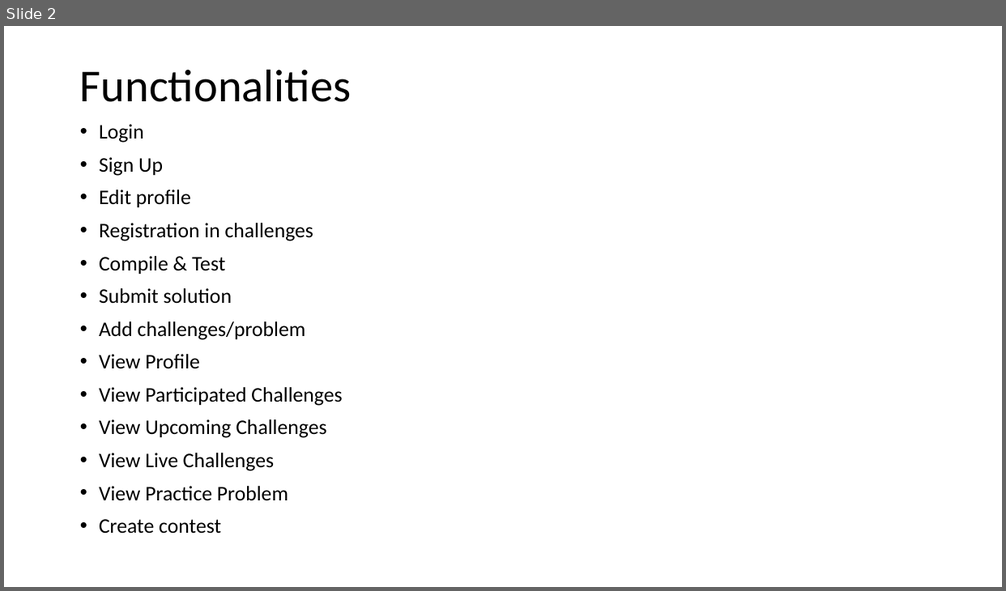
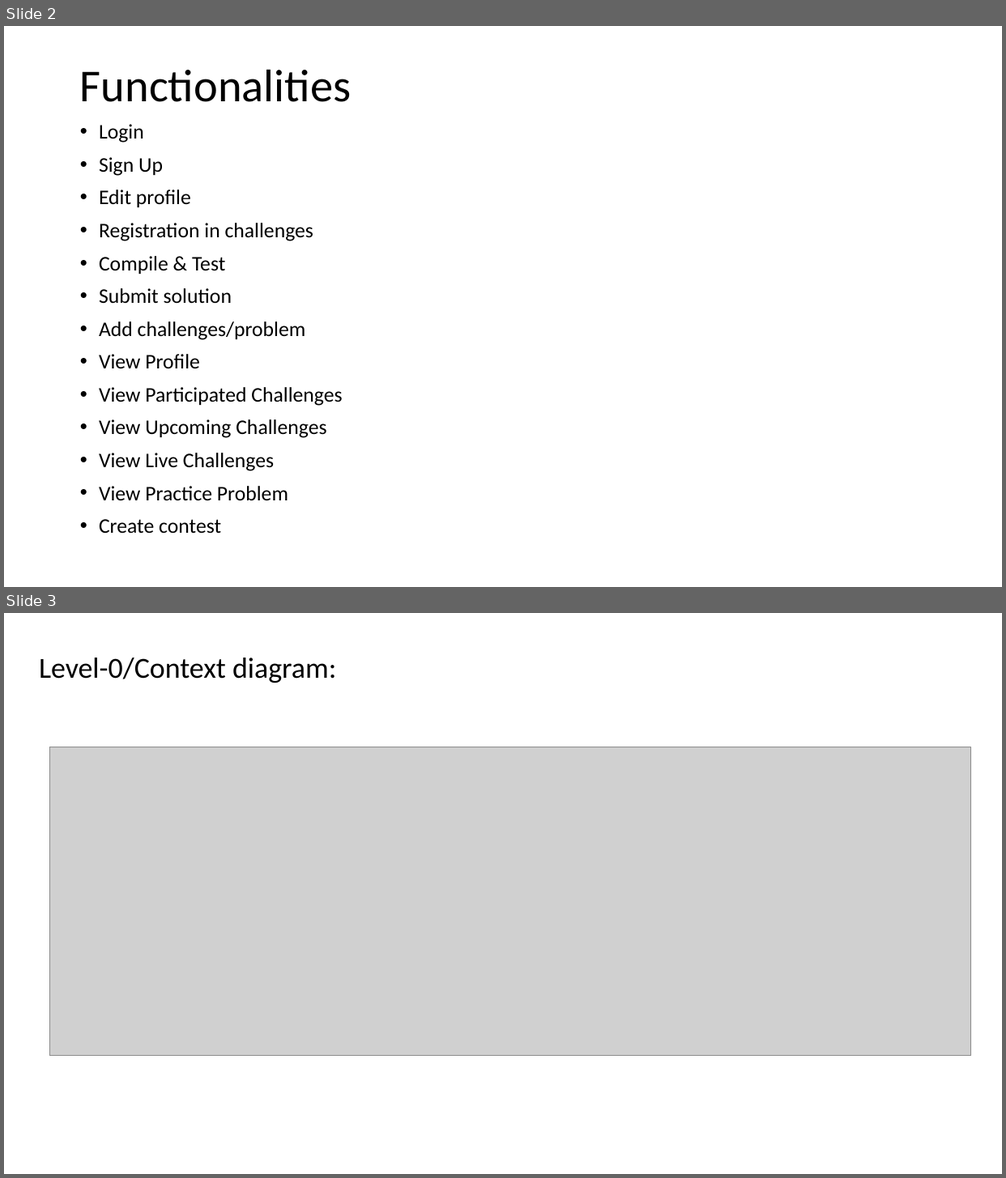
Before and after one commit to JeetRabari/Codos, a slide deck: DFD/dfd.pptx. Shown one above the other, each under a label of ours: slide 2 before the commit, slides 2 and 3 after it. The pictures are 1006x591 and 1006x1178 pixels, drawn with LibreOffice and Linux fonts; fonts in the diff are those of the drawing; grey boxes stand for pictures. Boxes give left, top, right and bottom in pixels: in the first picture for what was removed or moved away, otherwise in the second. Text is boxed around its words. In the diff, an @@ line names an element or a change of style, - is before the commit and + after.

```diff
--- a/DFD/dfd.pptx
+++ b/DFD/dfd.pptx
@@ slide 3 added at bbox=[4, 613, 1002, 1174], background #FFFFFF @@
@@ text added at bbox=[39, 658, 336, 683], 28 pt, text #000000 @@
+Level-0/Context diagram:
@@ picture added at bbox=[49, 747, 971, 1056] @@
```
Also in this commit, not shown: 2 slides changed, 19 other files.
